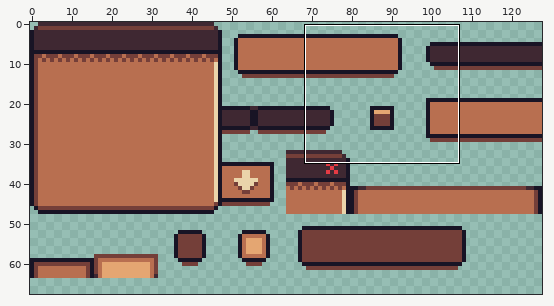
One commit to this sprite sheet: wingrid/assets/art/tiles/tiles_default.png. The picture above shows the old version from afar; the outline marks the close-up.
Close-up. First the earlier version:
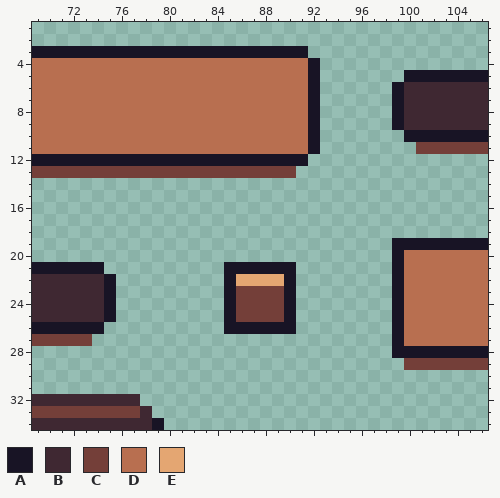
The file is 128x128 pixels. Shown: x 69..106, y 1..34. The wide view leaves out empty margins.
Palette (. is transparent): A #181425  B #3f2832  C #743f39  D #b86f50  E #e4a672
Pixels before, first column x 69:
 3 AAAAAAAAAAAAAAAAAAAAAAA...............
 4 DDDDDDDDDDDDDDDDDDDDDDDA..............
 5 DDDDDDDDDDDDDDDDDDDDDDDA.......AAAAAAA
 6 DDDDDDDDDDDDDDDDDDDDDDDA......ABBBBBBB
 7 DDDDDDDDDDDDDDDDDDDDDDDA......ABBBBBBB
 8 DDDDDDDDDDDDDDDDDDDDDDDA......ABBBBBBB
 9 DDDDDDDDDDDDDDDDDDDDDDDA......ABBBBBBB
10 DDDDDDDDDDDDDDDDDDDDDDDA.......AAAAAAA
11 DDDDDDDDDDDDDDDDDDDDDDDA........CCCCCC
12 AAAAAAAAAAAAAAAAAAAAAAA...............
13 CCCCCCCCCCCCCCCCCCCCCC................
14 ......................................
15 ......................................
16 ......................................
17 ......................................
18 ......................................
19 ..............................AAAAAAAA
20 ..............................ADDDDDDD
21 AAAAAA..........AAAAAA........ADDDDDDD
22 BBBBBBA.........AEEEEA........ADDDDDDD
23 BBBBBBA.........ACCCCA........ADDDDDDD
24 BBBBBBA.........ACCCCA........ADDDDDDD
25 BBBBBBA.........ACCCCA........ADDDDDDD
26 AAAAAA..........AAAAAA........ADDDDDDD
27 CCCCC.........................ADDDDDDD
28 ..............................AAAAAAAA
29 ...............................CCCCCCC
30 ......................................
31 ......................................
32 BBBBBBBBB.............................
33 CCCCCCCCCB............................
34 BBBBBBBBBBA...........................
Now the later version:
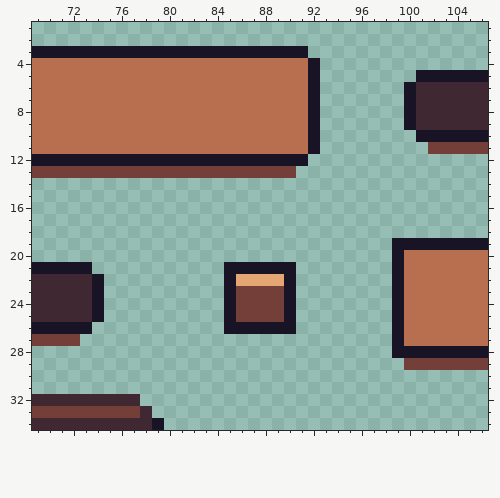
From old to new:
Colour B becomes colour A in rows 6 to 9 at x 100; in rows 22 to 25 at x 74.
The author cleared colour A in row 5 at x 100; in rows 6 to 9 at x 99; in row 10 at x 100; in row 21 at x 74; in rows 22 to 25 at x 75; in row 26 at x 74.
The author cleared colour C in row 11 at x 101; in row 27 at x 73.
Where, in picture pixels (left, top, right, bottom), the same in both close-ups:
changed: (392, 70, 428, 154)
changed: (80, 262, 116, 346)
